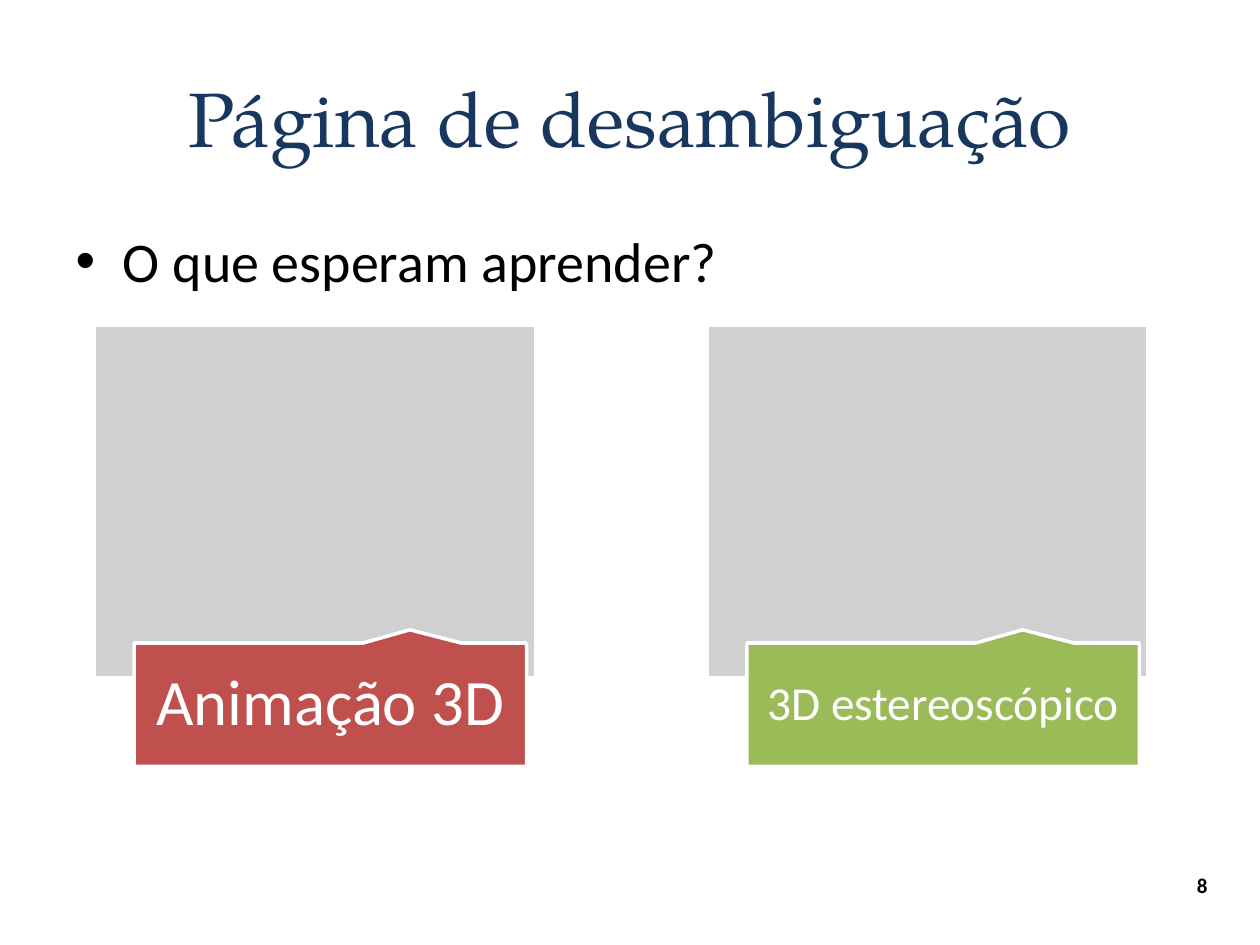
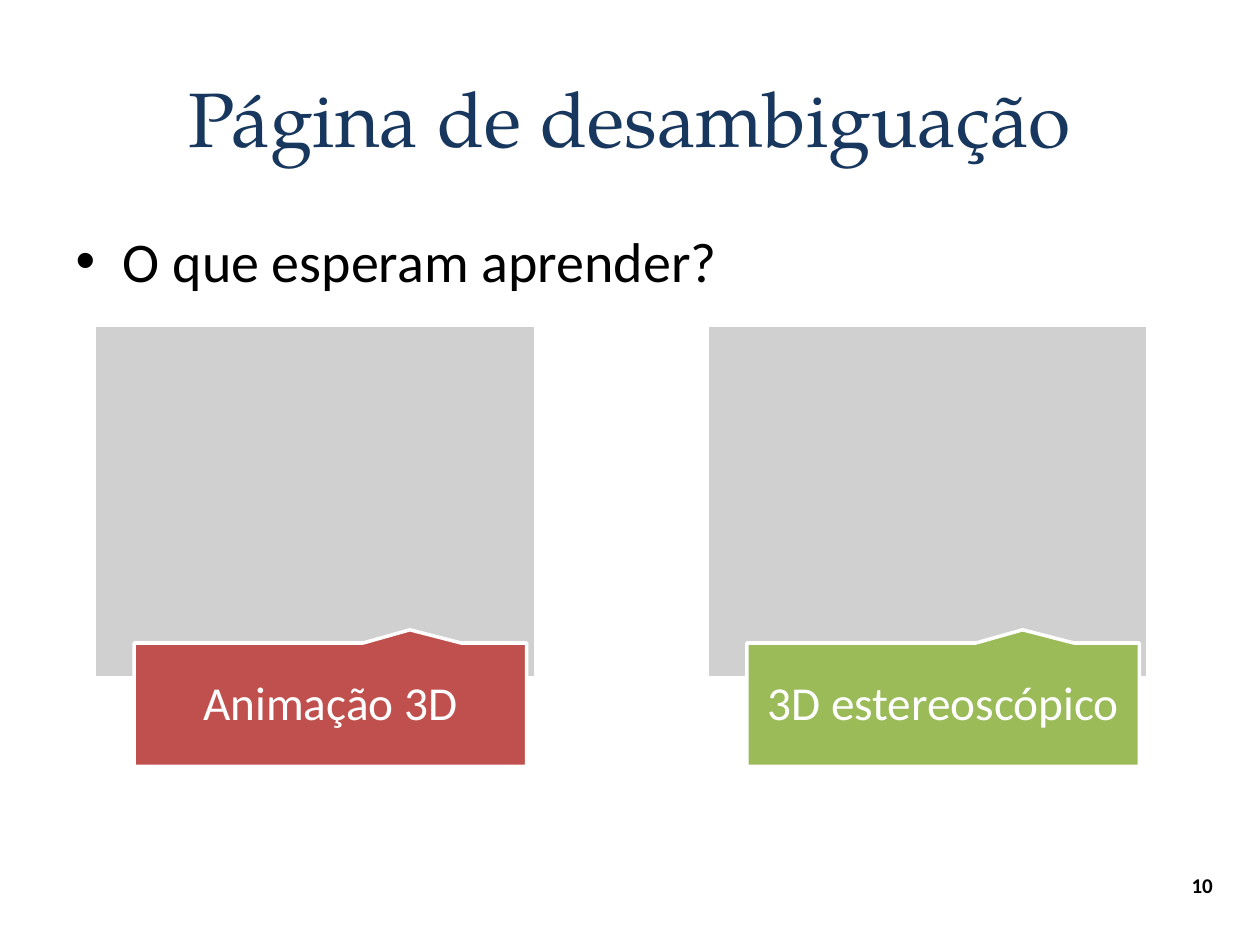
Before and after one commit to andrecurvello/tests-zingarelli, a slide deck: slide 10 of 1-Meus-Artigos/Minicurso-SemComp2011/minicurso-SemComp2011.pptx (slide 8 before the commit). Drawn at 1260x945 pixels with LibreOffice and Linux fonts; fonts in the diff are those of the drawing; grey boxes stand for pictures; background and template pictures are left out. Boxes give left, top, right and bottom in pixels: in the first picture for what was removed or moved away, otherwise in the second. Text is boxed around its words. In the diff, an @@ line names an element or a change of style, - is before the commit and + after.

```diff
--- a/1-Meus-Artigos/Minicurso-SemComp2011/minicurso-SemComp2011.pptx
+++ b/1-Meus-Artigos/Minicurso-SemComp2011/minicurso-SemComp2011.pptx
@@ text "Animação 3D" at (203, 687, 457, 728): size 37 to 27 pt; less space between paragraphs @@
@@ page number at (1192, 879, 1213, 893): text changed @@
-8
+10
```
Also in this commit, not shown: 6 other slides changed, 5 slides added, 1 slide removed, 15 other files.
